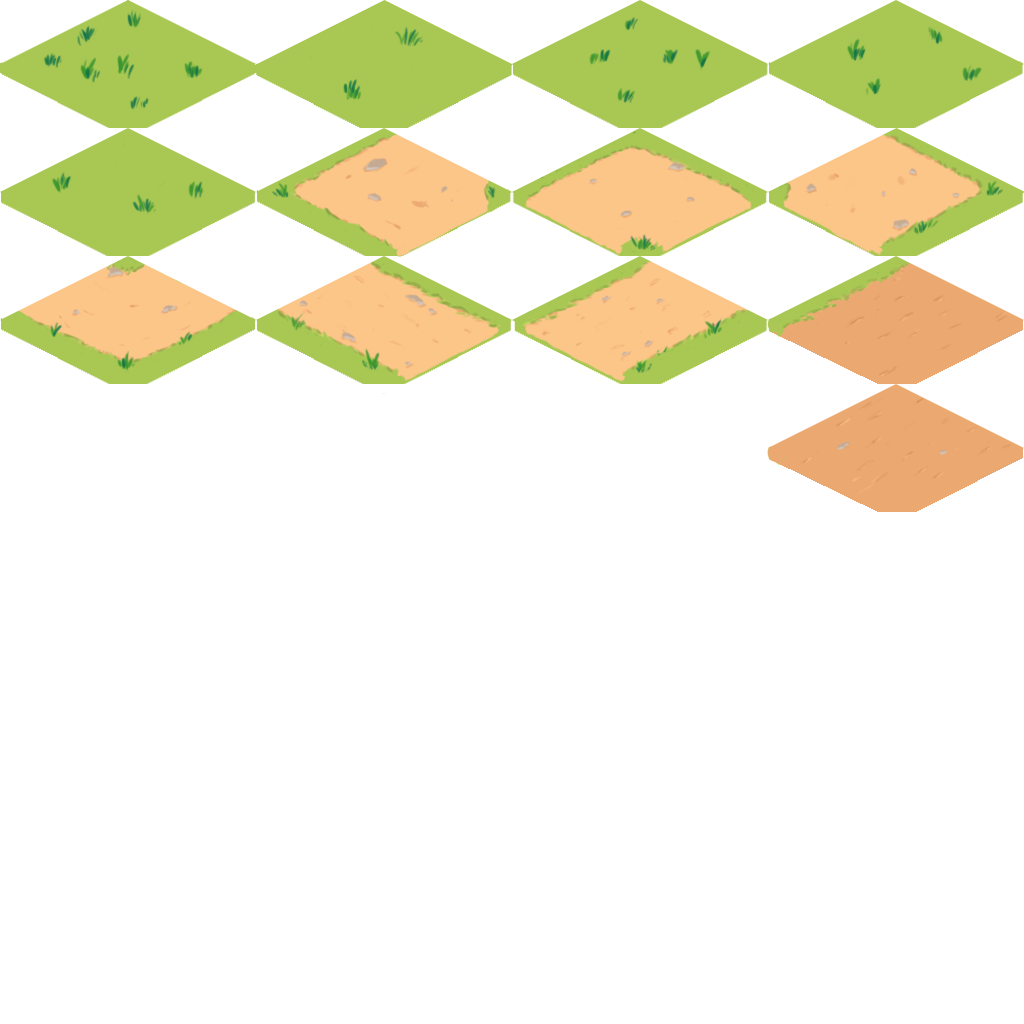
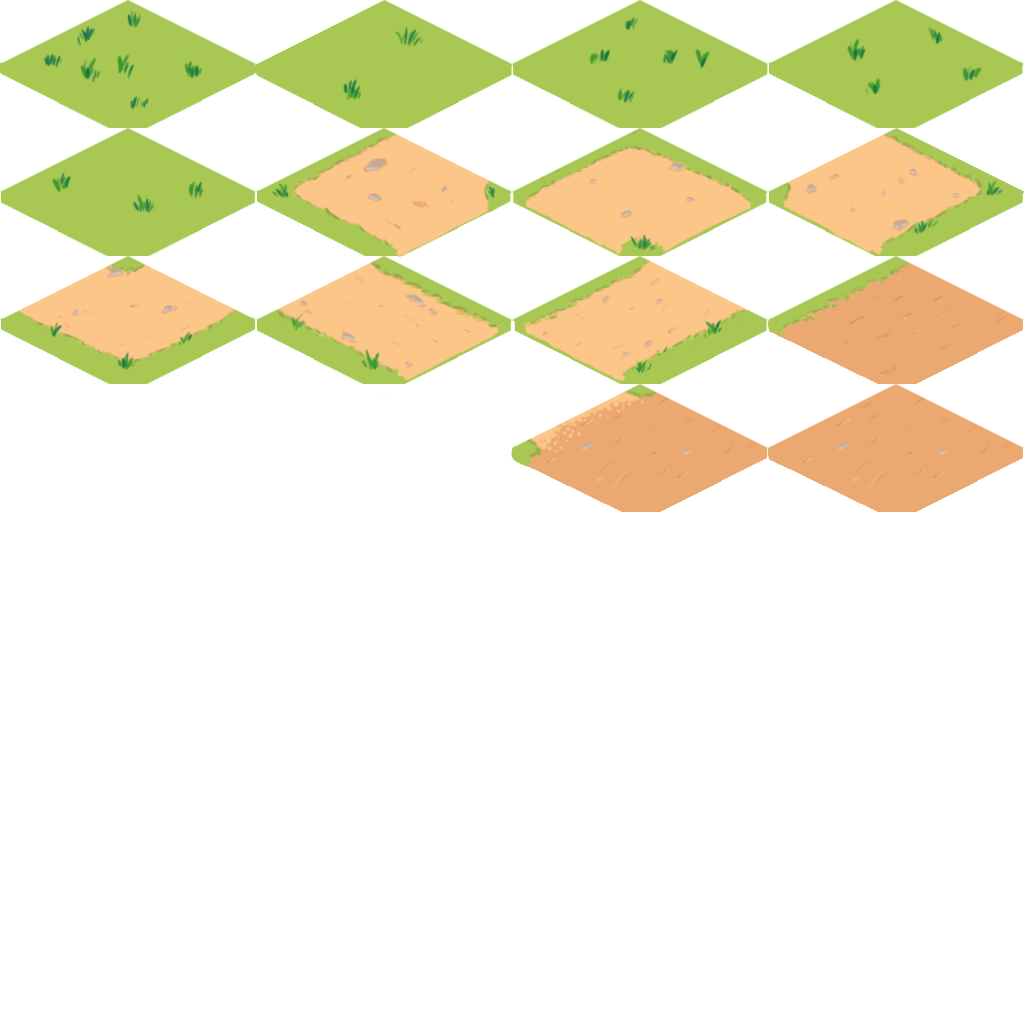
Layers edited between the first and the second 1024 x 1024 image:
added group "road-to-dirt" with 3 layers in group "Dirt" over (x1=511, y1=384, x2=768, y2=512)
added layer "Layer 1" (2nd of 4, in "Dirt" › "road-to-dirt") in group "road-to-dirt" over (x1=511, y1=384, x2=768, y2=512)
added layer "Rectangle 1 copy 3" (3rd of 5, in "Dirt" › "road-to-dirt") in group "road-to-dirt" over (x1=512, y1=384, x2=768, y2=512)
added layer "Layer 8" (1st of 3, in "Dirt" › "road-to-dirt") in group "road-to-dirt" over (x1=511, y1=446, x2=767, y2=512)
